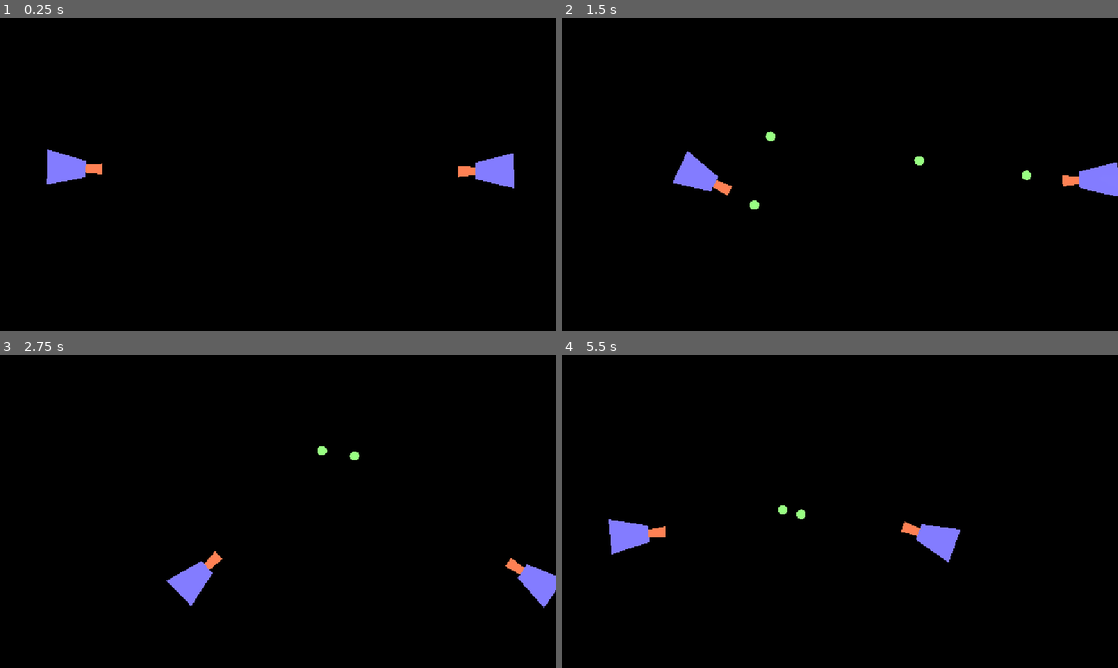
Above: before the commit, frames 1-4 (two rows, left to right).
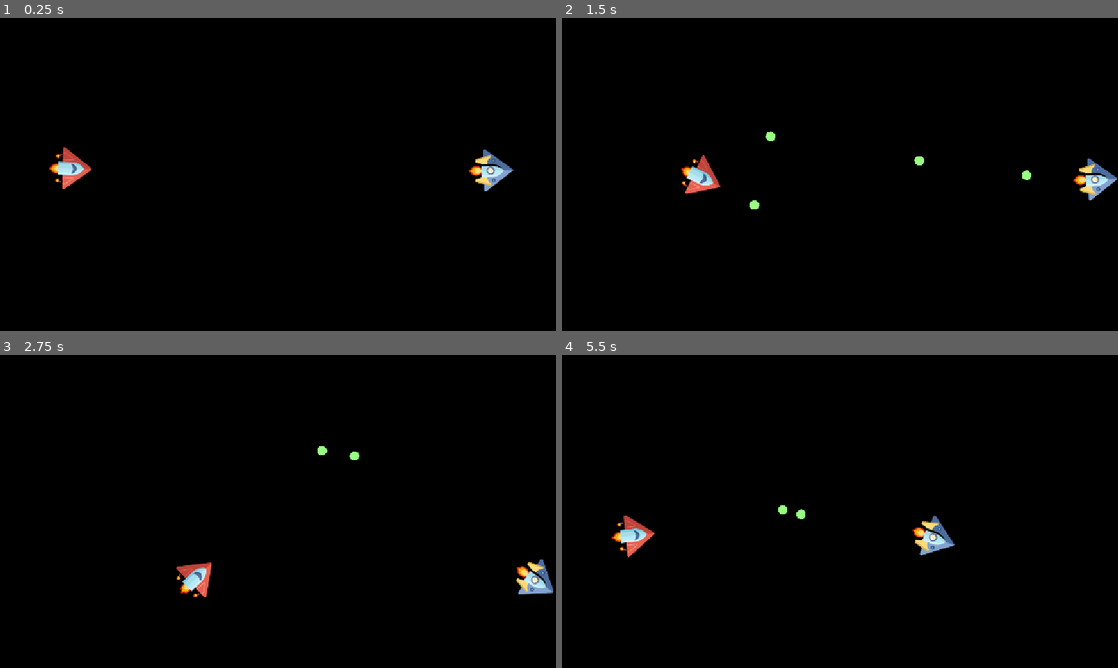
Above: after the commit, the same moments.

Repository: daninils/gggamejam2025
Game: Godot game, scene res://Scenes/game.tscn
Same seed, same stepped clock (60 frames per second), same inputs: the game is played once before the commit and once after it. Video files are missing from this copy of the repository; at most half a second of black plays in their place.
Inputs (mouse positions are in pixels of both pictures, inside the frame that each line leads up to):
- Up to frame 1 (0.25 s): no input
- Up to frame 2 (1.5 s): tap Enter at 0.5 s; move the mouse to (962, 158) at 0.52 s; hold D (right) 0.53-1.28 s; tap Space (shoot) at 0.6, 1.35 s; move the mouse to (728, 190) at 1.27 s; hold S (down) from 1.28 s (still down)
- Up to frame 3 (2.75 s): move the mouse to (333, 442) at 2.02 s; release S (down) at 2.03 s; hold D (right) from 2.03 s (still down); tap Space (shoot) at 2.1 s
- Up to frame 4 (5.5 s): move the mouse to (812, 574) at 2.77 s; release D (right) at 2.78 s; hold W (up) 2.78-3.53 s; tap Space (shoot) every 0.75 s from 2.85 to 5.1 s; move the mouse to (1006, 558) at 3.52 s; hold A (left) 3.53-5.03 s; move the mouse to (673, 464) at 4.27 s; move the mouse to (867, 511) at 5.02 s; hold S (down) from 5.03 s (still down)

The runs differ from the first frame. In frame 1, 1.6% of the frame differs, in the area x 8-93%, y 41-56%; in frame 2, 1.5%; in frame 3, 1.5%; in frame 4, 1.6%.

Commit message:
add sprite svgs

Diff:
--- a/Scenes/Player.tscn
+++ b/Scenes/Player.tscn
@@ -10,11 +10,13 @@
 script = ExtResource("1_rm1n3")
 
 [node name="Polygon2D2" type="Polygon2D" parent="."]
+visible = false
 position = Vector2(-21, 4)
 color = Color(1, 0.508667, 0.33, 1)
 polygon = PackedVector2Array(10, -9, 88, -16, 88, 6, 10, 1)
 
 [node name="Polygon2D" type="Polygon2D" parent="."]
+visible = false
 position = Vector2(-49, 0)
 color = Color(0.5155, 0.49, 1, 1)
 polygon = PackedVector2Array(1, -38, 1, 35, 81, 17, 81, -17)
--- a/Scenes/game.tscn
+++ b/Scenes/game.tscn
@@ -1,8 +1,10 @@
-[gd_scene load_steps=9 format=3 uid="uid://b6g5cweias4m8"]
+[gd_scene load_steps=11 format=3 uid="uid://b6g5cweias4m8"]
 
-[ext_resource type="PackedScene" uid="uid://q8v1rxk8erui" path="res://scenes/player.tscn" id="1_wg05u"]
-[ext_resource type="Script" path="res://scripts/game.gd" id="1_xrg4b"]
+[ext_resource type="PackedScene" uid="uid://q8v1rxk8erui" path="res://Scenes/Player.tscn" id="1_wg05u"]
+[ext_resource type="Script" uid="uid://u2achgs8bue1" path="res://scripts/game.gd" id="1_xrg4b"]
 [ext_resource type="VideoStream" uid="uid://2uxwea4gjlwh" path="res://backgroundVideo.ogv" id="2_wrm1d"]
+[ext_resource type="Texture2D" uid="uid://tpjm5ebj8vqn" path="res://player1image.svg" id="4_wowpa"]
+[ext_resource type="Texture2D" uid="uid://b0hwinst5iyeg" path="res://player2image.svg" id="5_i6g32"]
 
 [sub_resource type="Environment" id="Environment_amyqu"]
 background_mode = 3
@@ -47,6 +49,9 @@
 [node name="Player1" parent="." instance=ExtResource("1_wg05u")]
 position = Vector2(145, 311)
 
+[node name="Sprite2D" type="Sprite2D" parent="Player1"]
+texture = ExtResource("4_wowpa")
+
 [node name="Walls" type="StaticBody2D" parent="."]
 
 [node name="Top" type="CollisionShape2D" parent="Walls"]
@@ -69,4 +74,7 @@
 [node name="Player2" parent="." instance=ExtResource("1_wg05u")]
 position = Vector2(1016, 315)
 
+[node name="Sprite2D" type="Sprite2D" parent="Player2"]
+texture = ExtResource("5_i6g32")
+
 [connection signal="timeout" from="Timer" to="." method="_on_timer_timeout"]
--- /dev/null
+++ b/player1image.svg
@@ -0,0 +1,117 @@
+<?xml version="1.0" encoding="UTF-8"?>
+<svg xmlns="http://www.w3.org/2000/svg" viewBox="0 0 88.84 87.02">
+  <defs>
+    <style>
+      .cls-1 {
+        fill: #d2f1f9;
+      }
+
+      .cls-2 {
+        fill: #b7ebf9;
+      }
+
+      .cls-3 {
+        fill: #b54139;
+      }
+
+      .cls-4 {
+        fill: #e13017;
+      }
+
+      .cls-5 {
+        fill: #bf433a;
+      }
+
+      .cls-6 {
+        isolation: isolate;
+      }
+
+      .cls-7 {
+        fill: #4c6da0;
+      }
+
+      .cls-8 {
+        fill: #ed7269;
+      }
+
+      .cls-9 {
+        fill: #e8614f;
+      }
+
+      .cls-10 {
+        fill: #fedc7a;
+      }
+
+      .cls-11 {
+        fill: #3b5d7f;
+      }
+
+      .cls-12 {
+        fill: #f2b00a;
+      }
+
+      .cls-13 {
+        fill: #ffbdbb;
+      }
+
+      .cls-14 {
+        fill: #a7ddea;
+      }
+
+      .cls-15, .cls-16 {
+        fill: #cc5144;
+      }
+
+      .cls-16 {
+        mix-blend-mode: multiply;
+      }
+
+      .cls-17 {
+        fill: #7fcce6;
+      }
+    </style>
+  </defs>
+  <g class="cls-6">
+    <g id="Layer_2" data-name="Layer 2">
+      <g id="OBJECTS">
+        <g>
+          <g>
+            <path class="cls-4" d="M26.59,50.2c-.1-.13-.22-.25-.33-.37,3.43-1.23,6.29-3.14,8.22-5.47-1.92-2.33-4.76-4.23-8.18-5.46.1-.11.2-.21.29-.32-2.14-2.6-6.14-4.35-10.72-4.35s-8.58,1.75-10.72,4.35c.32.39.7.76,1.1,1.11-2.56,1.2-4.71,2.79-6.26,4.67,1.56,1.89,3.72,3.49,6.31,4.69-.42.36-.81.75-1.15,1.16,2.14,2.6,6.14,4.35,10.72,4.35s8.58-1.75,10.72-4.35Z"/>
+            <path class="cls-12" d="M24.42,48.86c-.08-.1-.17-.19-.25-.28,2.64-.94,4.83-2.41,6.31-4.2-1.47-1.79-3.66-3.25-6.28-4.19.07-.08.15-.16.22-.25-1.65-1.99-4.71-3.34-8.23-3.34s-6.59,1.34-8.23,3.34c.25.3.53.59.84.86-1.97.92-3.62,2.14-4.8,3.58,1.2,1.45,2.86,2.68,4.84,3.6-.33.28-.62.57-.88.89,1.65,1.99,4.71,3.34,8.23,3.34s6.59-1.34,8.23-3.34Z"/>
+            <path class="cls-10" d="M26,47.7c-.06-.07-.12-.14-.19-.21,1.95-.7,3.58-1.79,4.67-3.11-1.09-1.32-2.71-2.4-4.65-3.1.06-.06.11-.12.16-.18-1.22-1.48-3.49-2.47-6.1-2.47s-4.88,1-6.1,2.47c.18.22.4.43.63.63-1.46.68-2.68,1.59-3.56,2.65.89,1.07,2.12,1.99,3.59,2.67-.24.21-.46.43-.65.66,1.22,1.48,3.49,2.47,6.1,2.47s4.88-1,6.1-2.47Z"/>
+          </g>
+          <g>
+            <path class="cls-4" d="M23.41,21.08c-.04-.05-.09-.1-.13-.15,1.38-.49,2.53-1.26,3.3-2.2-.77-.93-1.91-1.7-3.29-2.19.04-.04.08-.09.11-.13-.86-1.04-2.47-1.75-4.31-1.75s-3.45.7-4.31,1.75c.13.16.28.31.44.45-1.03.48-1.89,1.12-2.51,1.88.63.76,1.5,1.4,2.53,1.88-.17.15-.33.3-.46.46.86,1.04,2.47,1.75,4.31,1.75s3.45-.7,4.31-1.75Z"/>
+            <path class="cls-12" d="M22.54,20.53s-.07-.08-.1-.11c1.06-.38,1.94-.97,2.54-1.69-.59-.72-1.47-1.3-2.52-1.68.03-.03.06-.07.09-.1-.66-.8-1.89-1.34-3.31-1.34s-2.65.54-3.31,1.34c.1.12.21.24.34.34-.79.37-1.45.86-1.93,1.44.48.58,1.15,1.08,1.95,1.45-.13.11-.25.23-.35.36.66.8,1.89,1.34,3.31,1.34s2.65-.54,3.31-1.34Z"/>
+            <path class="cls-10" d="M23.17,20.07s-.05-.06-.07-.08c.78-.28,1.44-.72,1.88-1.25-.44-.53-1.09-.97-1.87-1.25.02-.02.04-.05.07-.07-.49-.59-1.4-.99-2.45-.99s-1.96.4-2.45.99c.07.09.16.17.25.25-.59.27-1.08.64-1.43,1.07.36.43.85.8,1.44,1.07-.1.08-.19.17-.26.26.49.59,1.4.99,2.45.99s1.96-.4,2.45-.99Z"/>
+          </g>
+          <g>
+            <path class="cls-4" d="M23.41,71.23c-.04-.05-.09-.1-.13-.15,1.38-.49,2.53-1.26,3.3-2.2-.77-.93-1.91-1.7-3.29-2.19.04-.04.08-.09.11-.13-.86-1.04-2.47-1.75-4.31-1.75s-3.45.7-4.31,1.75c.13.16.28.31.44.45-1.03.48-1.89,1.12-2.51,1.88.63.76,1.5,1.4,2.53,1.88-.17.15-.33.3-.46.46.86,1.04,2.47,1.75,4.31,1.75s3.45-.7,4.31-1.75Z"/>
+            <path class="cls-12" d="M22.54,70.69s-.07-.08-.1-.11c1.06-.38,1.94-.97,2.54-1.69-.59-.72-1.47-1.3-2.52-1.68.03-.03.06-.07.09-.1-.66-.8-1.89-1.34-3.31-1.34s-2.65.54-3.31,1.34c.1.12.21.24.34.34-.79.37-1.45.86-1.93,1.44.48.58,1.15,1.08,1.95,1.45-.13.11-.25.23-.35.36.66.8,1.89,1.34,3.31,1.34s2.65-.54,3.31-1.34Z"/>
+            <path class="cls-10" d="M23.17,70.22s-.05-.06-.07-.08c.78-.28,1.44-.72,1.88-1.25-.44-.53-1.09-.97-1.87-1.25.02-.02.04-.05.07-.07-.49-.59-1.4-.99-2.45-.99s-1.96.4-2.45.99c.07.09.16.17.25.25-.59.27-1.08.64-1.43,1.07.36.43.85.8,1.44,1.07-.1.08-.19.17-.26.26.49.59,1.4.99,2.45.99s1.96-.4,2.45-.99Z"/>
+          </g>
+          <g>
+            <polygon class="cls-15" points="20.86 66.12 20.86 71.91 36.43 76.8 36.43 61.23 20.86 66.12"/>
+            <polygon class="cls-3" points="36.43 76.8 20.86 71.91 20.86 68.89 36.43 73.79 36.43 76.8"/>
+            <polygon class="cls-16" points="26.77 64.26 30.92 62.96 30.92 75.07 26.77 73.77 26.77 64.26"/>
+            <polygon class="cls-15" points="20.86 21.63 20.86 15.85 36.43 10.95 36.43 26.52 20.86 21.63"/>
+            <polygon class="cls-3" points="36.43 10.95 20.86 15.85 20.86 18.86 36.43 13.97 36.43 10.95"/>
+            <polygon class="cls-16" points="26.77 23.49 30.92 24.79 30.92 12.69 26.77 13.99 26.77 23.49"/>
+            <path class="cls-9" d="M33.19,86.44l54.65-41c1.34-1,1.34-2.86,0-3.86L33.19.58c-1.81-1.36-4.55-.19-4.55,1.93v81.99c0,2.12,2.74,3.29,4.55,1.93Z"/>
+            <path class="cls-5" d="M88.84,43.51c0-.71-.33-1.43-1-1.93L33.19.58c-1.81-1.36-4.55-.19-4.55,1.93v41h60.2Z"/>
+            <g>
+              <path class="cls-2" d="M72.84,43.51s-7.3-13.32-25.23-13.32h-28.76v26.65h28.76c17.93,0,25.23-13.32,25.23-13.32Z"/>
+              <path class="cls-14" d="M47.61,30.19h-28.76v14.15c17.59.31,53.99-.83,53.99-.83,0,0-7.3-13.32-25.23-13.32Z"/>
+              <path class="cls-17" d="M72.84,43.51s-7.3-13.32-25.23-13.32h-28.76v4.34h28.76c17.93,0,25.23,8.99,25.23,8.99Z"/>
+              <path class="cls-1" d="M72.84,43.51s-7.3,13.32-25.23,13.32-28.76,0-28.76,0v-4.34s10.84,0,28.76,0c17.93,0,25.23-8.99,25.23-8.99Z"/>
+            </g>
+            <path class="cls-8" d="M28.64,25.89h20.34c.72,0,1.33-.44,1.56-1.13.23-.68,0-1.41-.57-1.84l-14.64-11.01c-.28-.21-.64-.33-.99-.33h-5.7v.75h5.7c.19,0,.38.06.54.18l14.64,11.01c.38.29.41.7.31,1-.1.3-.37.61-.85.61h-20.34v.75Z"/>
+            <path class="cls-7" d="M58.15,44.01s-2.68-10.4-11.87-10.4c0,0,3.48,5.66,3.48,10.4s-3.48,10.4-3.48,10.4c9.19,0,11.87-10.4,11.87-10.4Z"/>
+            <path class="cls-11" d="M57.31,46.28c.59-1.32.84-2.27.84-2.27,0,0-2.68-10.4-11.87-10.4,0,0,1.27,2.08,2.28,4.77,4.93,1.02,7.55,5.23,8.75,7.9Z"/>
+            <path class="cls-13" d="M28.64,61.86h20.34c.72,0,1.33.44,1.56,1.13.23.68,0,1.41-.57,1.84l-14.64,11.01c-.28.21-.64.33-.99.33h-5.7v-.75h5.7c.19,0,.38-.06.54-.18l14.64-11.01c.38-.29.41-.7.31-1-.1-.3-.37-.61-.85-.61h-20.34v-.75Z"/>
+          </g>
+        </g>
+      </g>
+    </g>
+  </g>
+</svg>
--- /dev/null
+++ b/player2image.svg
@@ -0,0 +1,116 @@
+<?xml version="1.0" encoding="UTF-8"?>
+<svg xmlns="http://www.w3.org/2000/svg" viewBox="0 0 91.75 87.02">
+  <defs>
+    <style>
+      .cls-1 {
+        fill: #2c4768;
+      }
+
+      .cls-2 {
+        fill: #d2f1f9;
+      }
+
+      .cls-3 {
+        fill: #b7ebf9;
+      }
+
+      .cls-4 {
+        fill: #e13017;
+      }
+
+      .cls-5 {
+        fill: #c8cccc;
+        mix-blend-mode: multiply;
+      }
+
+      .cls-6 {
+        mix-blend-mode: color-burn;
+      }
+
+      .cls-6, .cls-7 {
+        fill: #7fcce6;
+      }
+
+      .cls-8 {
+        fill: #82a2d1;
+      }
+
+      .cls-9 {
+        isolation: isolate;
+      }
+
+      .cls-10 {
+        fill: #ddb552;
+      }
+
+      .cls-11 {
+        fill: #4c6da0;
+      }
+
+      .cls-12 {
+        fill: #fff;
+        mix-blend-mode: soft-light;
+      }
+
+      .cls-13 {
+        fill: #fedc7a;
+      }
+
+      .cls-14 {
+        fill: #f2b00a;
+      }
+
+      .cls-15 {
+        fill: #3a5a89;
+      }
+
+      .cls-16 {
+        fill: #a7ddea;
+      }
+    </style>
+  </defs>
+  <g class="cls-9">
+    <g id="Layer_2" data-name="Layer 2">
+      <g id="OBJECTS">
+        <g>
+          <g>
+            <path class="cls-4" d="M65.16,37.46c.1.13.22.25.33.37-3.43,1.23-6.29,3.14-8.22,5.47,1.92,2.33,4.76,4.23,8.18,5.46-.1.11-.2.21-.29.32,2.14,2.6,6.14,4.35,10.72,4.35s8.58-1.75,10.72-4.35c-.32-.39-.7-.76-1.1-1.11,2.56-1.2,4.71-2.79,6.26-4.67-1.56-1.89-3.72-3.49-6.31-4.69.42-.36.81-.75,1.15-1.16-2.14-2.6-6.14-4.35-10.72-4.35s-8.58,1.75-10.72,4.35Z"/>
+            <path class="cls-14" d="M67.33,38.81c.08.1.17.19.25.28-2.64.94-4.83,2.41-6.31,4.2,1.47,1.79,3.66,3.25,6.28,4.19-.07.08-.15.16-.22.25,1.65,1.99,4.71,3.34,8.23,3.34s6.59-1.34,8.23-3.34c-.25-.3-.53-.59-.84-.86,1.97-.92,3.62-2.14,4.8-3.58-1.2-1.45-2.86-2.68-4.84-3.6.33-.28.62-.57.88-.89-1.65-1.99-4.71-3.34-8.23-3.34s-6.59,1.34-8.23,3.34Z"/>
+            <path class="cls-13" d="M65.76,39.96c.06.07.12.14.19.21-1.95.7-3.58,1.79-4.67,3.11,1.09,1.32,2.71,2.4,4.65,3.1-.06.06-.11.12-.16.18,1.22,1.48,3.49,2.47,6.1,2.47s4.88-1,6.1-2.47c-.18-.22-.4-.43-.63-.63,1.46-.68,2.68-1.59,3.56-2.65-.89-1.07-2.12-1.99-3.59-2.67.24-.21.46-.43.65-.66-1.22-1.48-3.49-2.47-6.1-2.47s-4.88,1-6.1,2.47Z"/>
+          </g>
+          <path class="cls-8" d="M55.65.58L1,41.58c-1.34,1-1.34,2.86,0,3.86l54.65,41c1.81,1.36,4.55.19,4.55-1.93V2.51c0-2.12-2.74-3.29-4.55-1.93Z"/>
+          <path class="cls-11" d="M0,43.51c0,.71.33,1.43,1,1.93l54.65,41c1.81,1.36,4.55.19,4.55-1.93v-41S0,43.51,0,43.51Z"/>
+          <path class="cls-13" d="M52.81,54.55s1.58,14.02-7.32,15.42v5.39s32.2-8.53,32.2-8.53v-6.02s-14.69-1.58-16.1-7.65l-8.78,1.39Z"/>
+          <polygon class="cls-10" points="45.49 75.36 77.69 66.82 77.69 63.96 45.49 72.49 45.49 75.36"/>
+          <path class="cls-13" d="M52.81,32.46s1.58-14.02-7.32-15.42v-5.39s32.2,8.53,32.2,8.53v6.02s-14.69,1.58-16.1,7.65l-8.78-1.39Z"/>
+          <polygon class="cls-10" points="45.49 11.65 77.69 20.19 77.69 23.05 45.49 14.52 45.49 11.65"/>
+          <g>
+            <path class="cls-3" d="M18.49,43.51s7.3,13.32,25.23,13.32h20.93s0-26.65,0-26.65h-20.93c-17.93,0-25.23,13.32-25.23,13.32Z"/>
+            <path class="cls-16" d="M43.72,56.83c17.93,0,20.93,0,20.93,0v-14.15c-17.59-.31-46.15.83-46.15.83,0,0,7.3,13.32,25.23,13.32Z"/>
+            <path class="cls-7" d="M18.49,43.51s7.3,13.32,25.23,13.32h20.93s0-4.34,0-4.34h-20.93c-17.93,0-25.23-8.99-25.23-8.99Z"/>
+            <path class="cls-2" d="M18.49,43.51s7.3-13.32,25.23-13.32c17.93,0,20.93,0,20.93,0v4.34s-3,0-20.93,0-25.23,8.99-25.23,8.99Z"/>
+          </g>
+          <g>
+            <circle class="cls-15" cx="39.89" cy="63.96" r="3.86"/>
+            <circle class="cls-16" cx="39.89" cy="63.96" r="1.48"/>
+            <path class="cls-1" d="M40.72,67.36c-2.13,0-3.86-1.73-3.86-3.86,0-1.29.64-2.43,1.62-3.13-1.43.56-2.45,1.95-2.45,3.59,0,2.13,1.73,3.86,3.86,3.86.84,0,1.61-.27,2.24-.73-.44.17-.91.27-1.41.27Z"/>
+          </g>
+          <g>
+            <circle class="cls-15" cx="39.89" cy="23.05" r="3.86"/>
+            <circle class="cls-16" cx="39.89" cy="23.05" r="1.48"/>
+            <path class="cls-1" d="M40.72,26.46c-2.13,0-3.86-1.73-3.86-3.86,0-1.29.64-2.43,1.62-3.13-1.43.56-2.45,1.95-2.45,3.59,0,2.13,1.73,3.86,3.86,3.86.84,0,1.61-.27,2.24-.73-.44.17-.91.27-1.41.27Z"/>
+          </g>
+          <g>
+            <circle class="cls-5" cx="46.75" cy="43.75" r="8.4"/>
+            <circle class="cls-11" cx="45.82" cy="43.27" r="8.4"/>
+            <circle class="cls-13" cx="45.82" cy="43.27" r="6.23"/>
+            <path class="cls-6" d="M46.14,48.56c-2.79-.35-5.05-2.59-5.39-5.38-.25-2.02.47-3.88,1.75-5.17-1.93,1.22-3.15,3.48-2.86,6,.32,2.81,2.58,5.09,5.39,5.44,2.04.25,3.92-.49,5.22-1.8-1.17.74-2.59,1.11-4.11.92Z"/>
+          </g>
+          <path class="cls-12" d="M45.82,37.04c-1.39,0-2.67.46-3.71,1.23l8.7,8.7c.77-1.04,1.23-2.32,1.23-3.71,0-.3-.03-.59-.07-.88l-5.28-5.28c-.29-.04-.58-.07-.88-.07Z"/>
+          <path class="cls-12" d="M45.69,49.49l-6.09-6.09c.01.61.11,1.2.29,1.76l4.05,4.05c.56.18,1.14.27,1.76.29Z"/>
+          <path class="cls-12" d="M49.3,48.44l-8.64-8.64c-.41.61-.71,1.31-.89,2.05l7.49,7.49c.74-.17,1.43-.48,2.05-.89Z"/>
+        </g>
+      </g>
+    </g>
+  </g>
+</svg>
Not shown, added: player1image.svg.import
Not shown, added: player2image.svg.import
